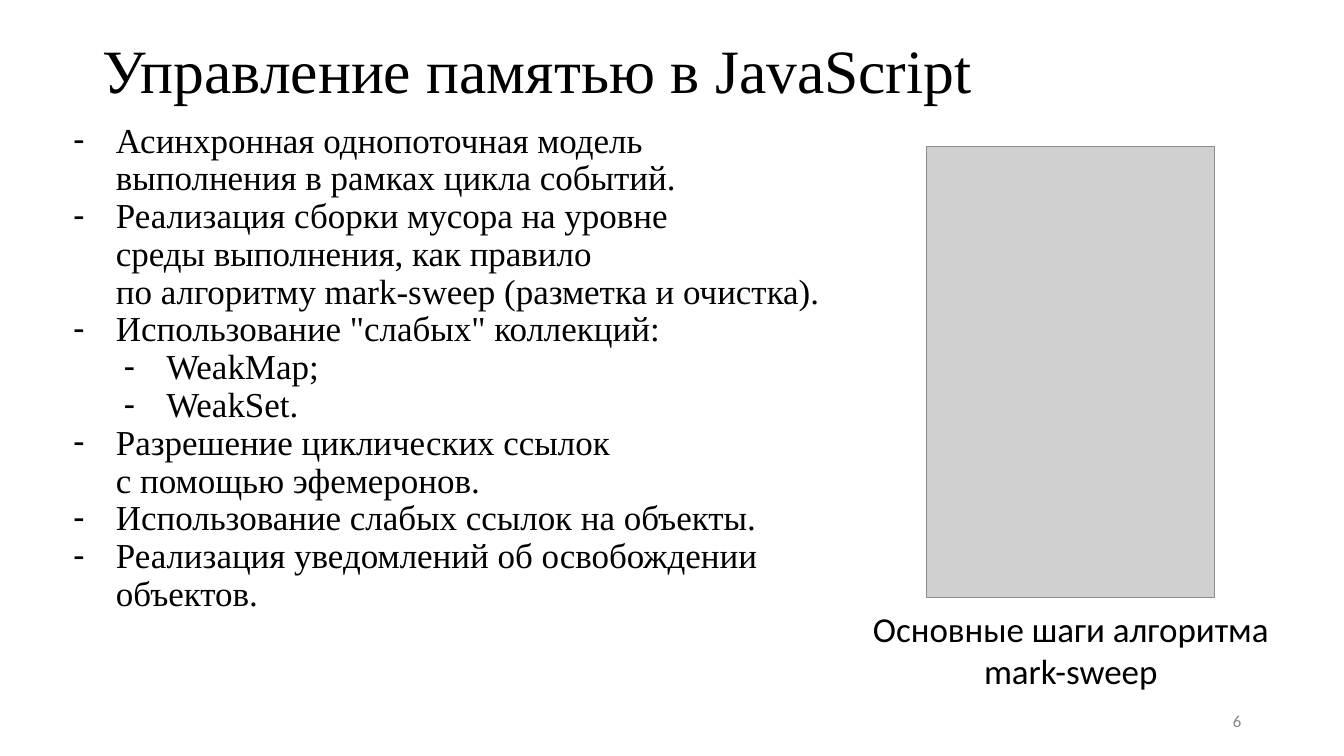
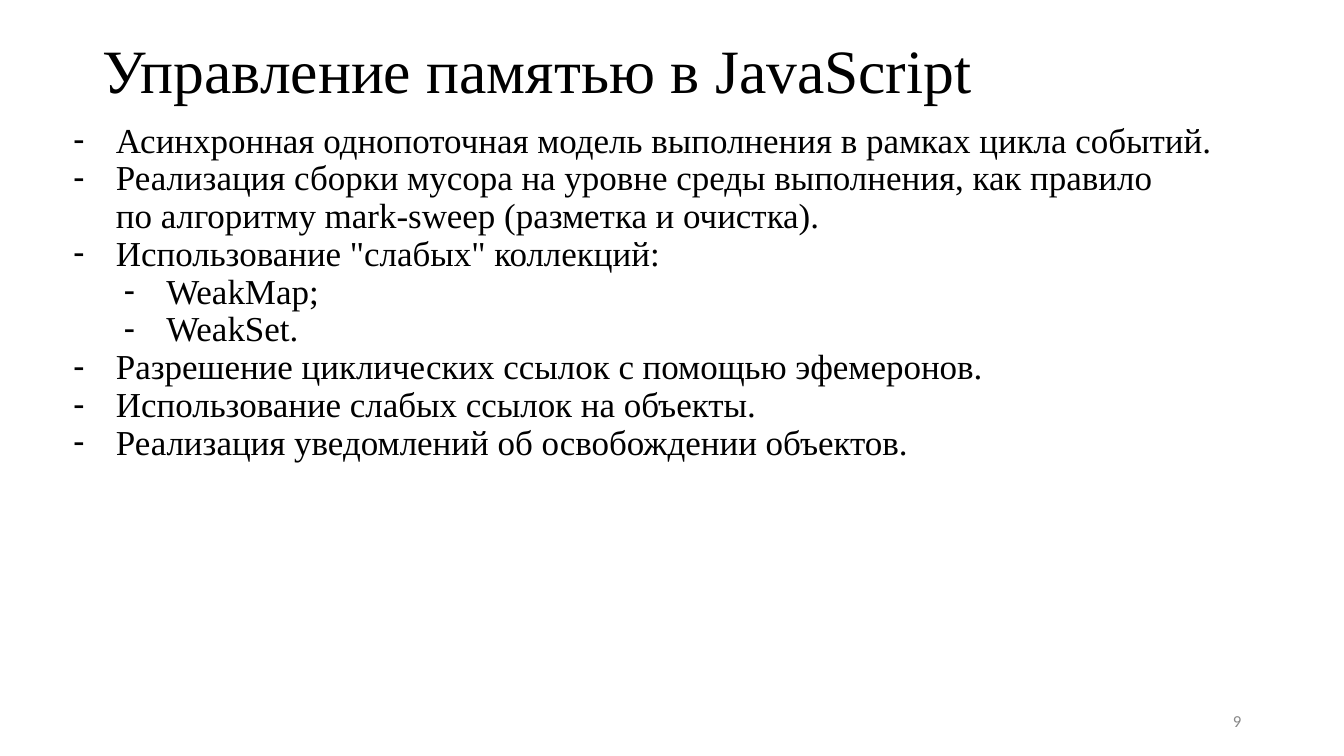
Before and after one commit to Inspirate789/memory-management-algorithms, a slide deck: slide 9 of presentation/presentation.pptx (slide 6 before the commit). Drawn at 1344x756 pixels with LibreOffice and Linux fonts; fonts in the diff are those of the drawing; grey boxes stand for pictures. Boxes give left, top, right and bottom in pixels: in the first picture for what was removed or moved away, otherwise in the second. Text is boxed around its words. In the diff, an @@ line names an element or a change of style, - is before the commit and + after.

```diff
--- a/presentation/presentation.pptx
+++ b/presentation/presentation.pptx
@@ text "Асинхронная однопоточная модель выполнения в ..." rewrapped from <box>116,130,819,607</box> to <box>116,128,1211,462</box> @@
@@ picture removed at <box>928,146,1216,598</box> @@
@@ text removed at <box>873,619,1269,690</box> @@
-Основные шаги алгоритма mark-sweep
@@ page number at <box>1233,716,1241,727</box>: text changed @@
-6
+9
```
Also in this commit, not shown: 10 other slides changed, 3 slides added, 1 slide removed, 9 other files.
